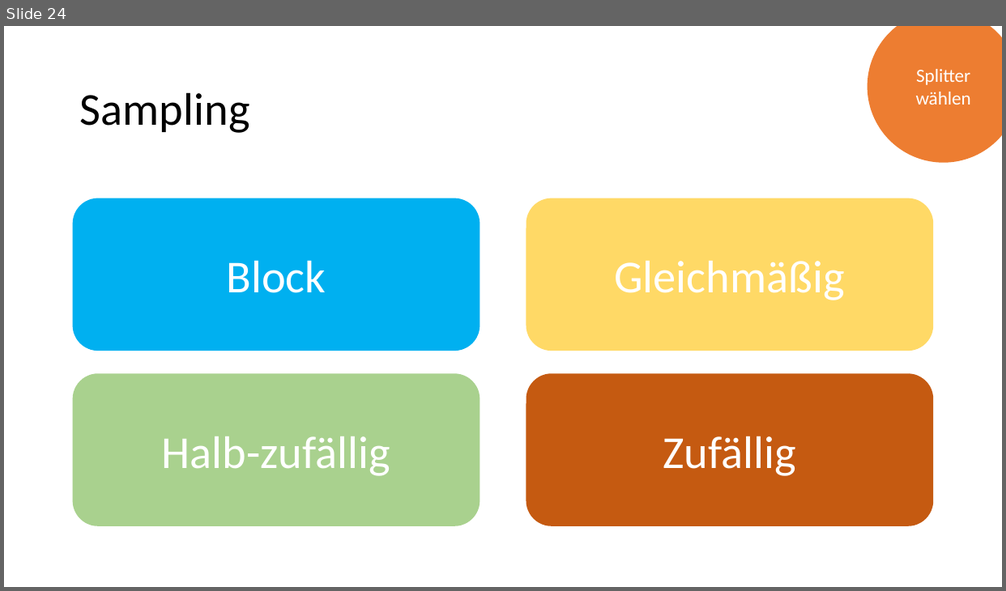
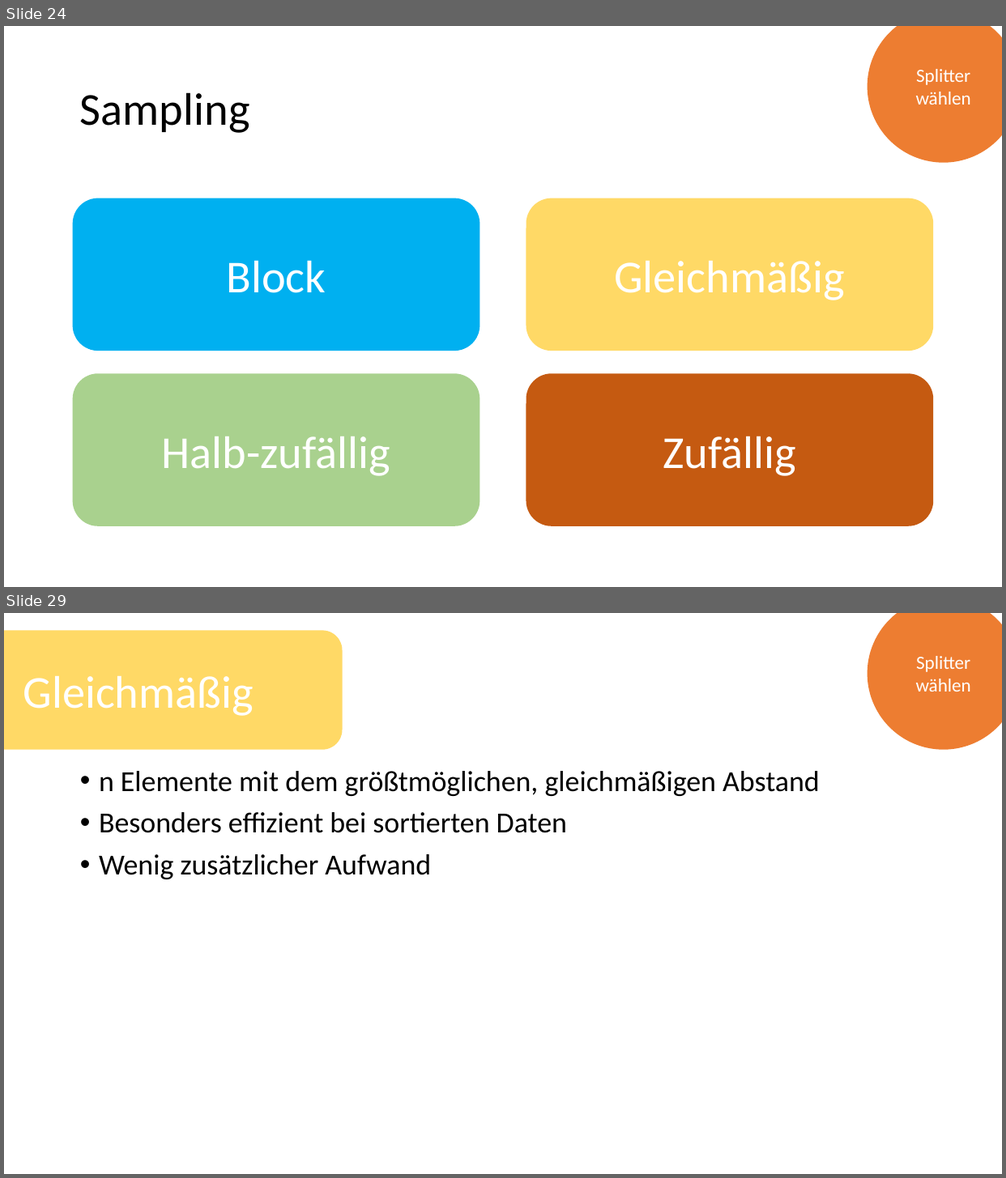
Before and after one commit to NikBenson/ALG, a slide deck: presentation/main.pptx. Shown one above the other, each under a label of ours: slide 24 before the commit, slides 24 and 29 after it; the slides between them are not shown. The pictures are 1006x591 and 1006x1178 pixels, drawn with LibreOffice and Linux fonts; fonts in the diff are those of the drawing. Boxes give left, top, right and bottom in pixels: in the first picture for what was removed or moved away, otherwise in the second. Text is boxed around its words. In the diff, an @@ line names an element or a change of style, - is before the commit and + after.

```diff
--- a/presentation/main.pptx
+++ b/presentation/main.pptx
@@ slide 29 added at (x1=4, y1=613, x2=1002, y2=1174), background #FFFFFF @@
@@ rounded rectangle added at (x1=4, y1=630, x2=343, y2=749), fill #FFD966, 44 pt, text #FFFFFF @@
+Gleichmäßig
@@ ellipse added at (x1=867, y1=613, x2=1002, y2=750), fill #ED7D31, 18 pt, text #FFFFFF @@
+Splitter wählen
@@ text added at (x1=99, y1=771, x2=820, y2=879), 28 pt, text #000000 @@
+• n Elemente mit dem größtmöglichen, gleichmäßigen Abstand
+• Besonders effizient bei sortierten Daten
+• Wenig zusätzlicher Aufwand
```
Also in this commit, not shown: 31 other slides added.
